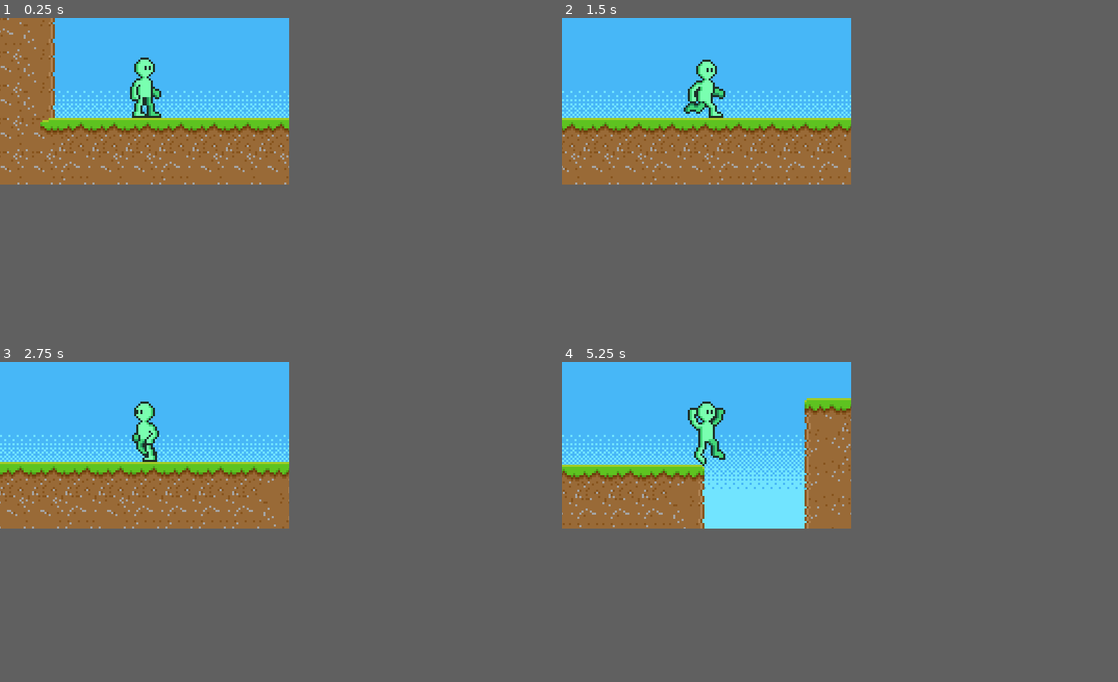
Above: before the commit, frames 1-4 (two rows, left to right).
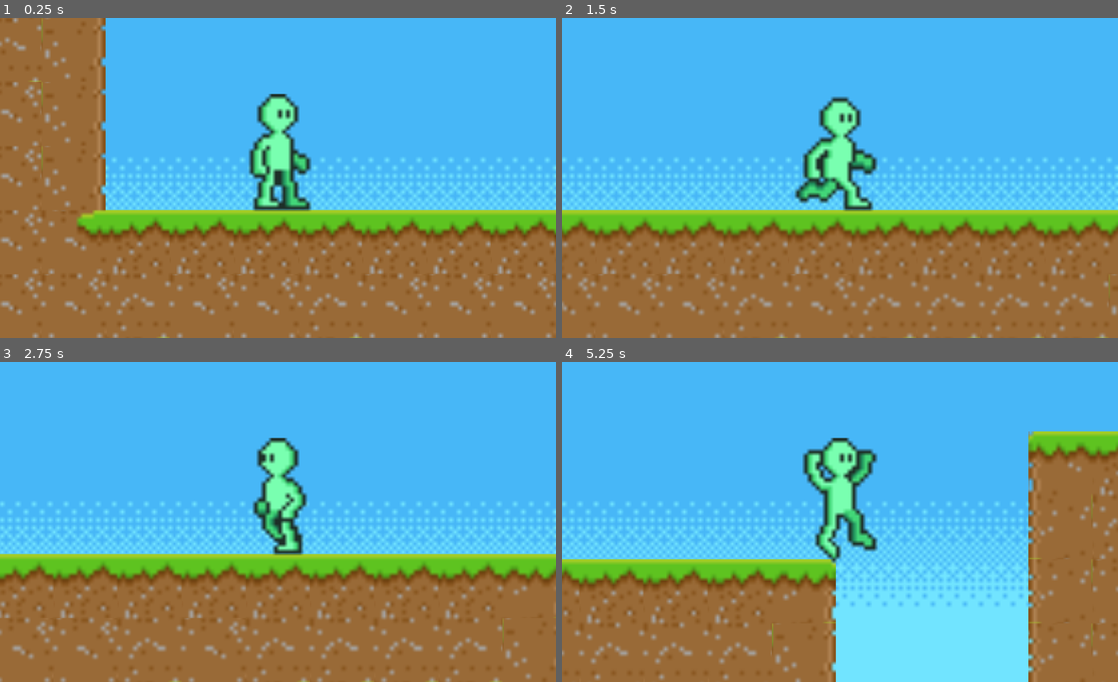
Above: after the commit, the same moments.

Repository: zetcipher/CleanPixelsDemo
Game: Godot game, scene res://main_scene.tscn
Two runs of this game, one before a commit and one after it. Both use one fixed random seed, a clock stepped at 60 frames per second and the inputs below. Before the commit the project starts from res://basic_level.tscn.
Inputs:
- Up to frame 1 (0.25 s): no input
- Up to frame 2 (1.5 s): tap Enter (ui_accept) at 0.5, 0.77 s; hold Right (ui_right) from 0.53 s (still down)
- Up to frame 3 (2.75 s): tap Enter (ui_accept) at 1.52, 2 s; release Right (ui_right) at 2.03 s; hold Left (ui_left) from 2.03 s (still down)
- Up to frame 4 (5.25 s): release Left (ui_left) at 2.78 s; hold Right (ui_right) 2.78-4.28 s; tap Enter (ui_accept) at 3.02, 3.5, 3.77, 4.52, 5 s; hold Left (ui_left) 4.28-5.03 s; hold Right (ui_right) from 5.03 s (still down)
The window is 416x240 before the commit and 800x461 after it. Grey fills any space a smaller window leaves; there, only what the larger window draws over its background counts as a difference.

The runs differ from the first frame. In frame 1, 55% of the frame differs, in the area x 0-100%, y 0-100%; in frame 2, 57%; in frame 3, 57%; in frame 4, 61%, in the area x 0-100%, y 11-100%.

Commit message:
Main viewport scene, stretch mode set to canvas_items

Diff:
--- /dev/null
+++ b/main_scene.tscn
@@ -0,0 +1,25 @@
+[gd_scene load_steps=2 format=3 uid="uid://cwmsv8quh4tt5"]
+
+[ext_resource type="PackedScene" uid="uid://cxmdrim3mifht" path="res://basic_level.tscn" id="1_8xxjs"]
+
+[node name="MainScene" type="Control"]
+layout_mode = 3
+anchors_preset = 15
+anchor_right = 1.0
+anchor_bottom = 1.0
+grow_horizontal = 2
+grow_vertical = 2
+
+[node name="SubViewportContainer" type="SubViewportContainer" parent="."]
+layout_mode = 1
+anchors_preset = 15
+anchor_right = 1.0
+anchor_bottom = 1.0
+grow_horizontal = 2
+grow_vertical = 2
+
+[node name="SubViewport" type="SubViewport" parent="SubViewportContainer"]
+audio_listener_enable_2d = true
+size = Vector2i(416, 240)
+
+[node name="BasicLevel" parent="SubViewportContainer/SubViewport" instance=ExtResource("1_8xxjs")]
--- a/project.godot
+++ b/project.godot
@@ -11,7 +11,7 @@
 [application]
 
 config/name="CleanPixelsDemo"
-run/main_scene="res://basic_level.tscn"
+run/main_scene="res://main_scene.tscn"
 config/features=PackedStringArray("4.1", "Forward Plus")
 config/icon="res://icon.svg"
 
@@ -23,7 +23,7 @@
 
 window/size/viewport_width=416
 window/size/viewport_height=240
-window/stretch/mode="viewport"
+window/stretch/mode="canvas_items"
 
 [rendering]
 
